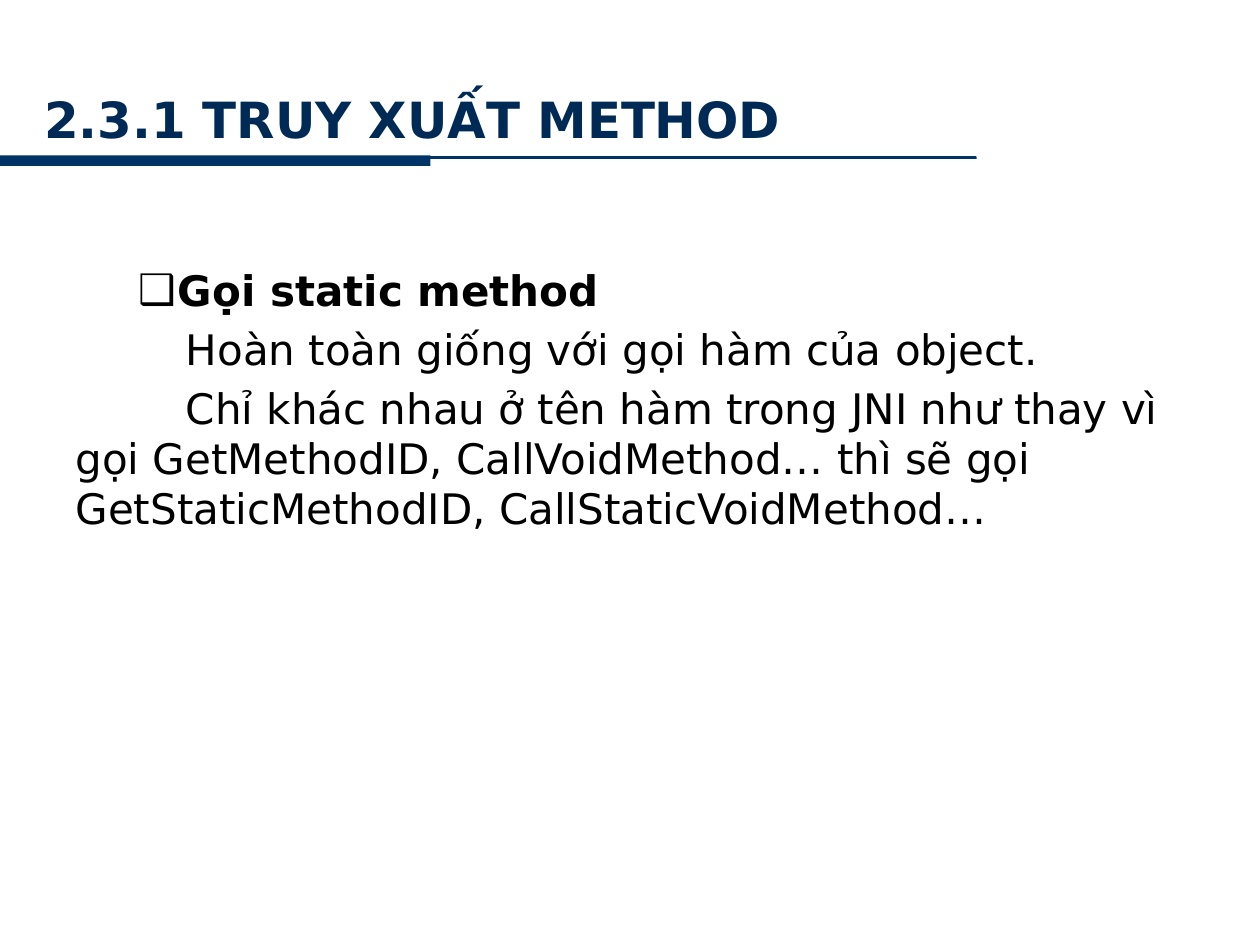
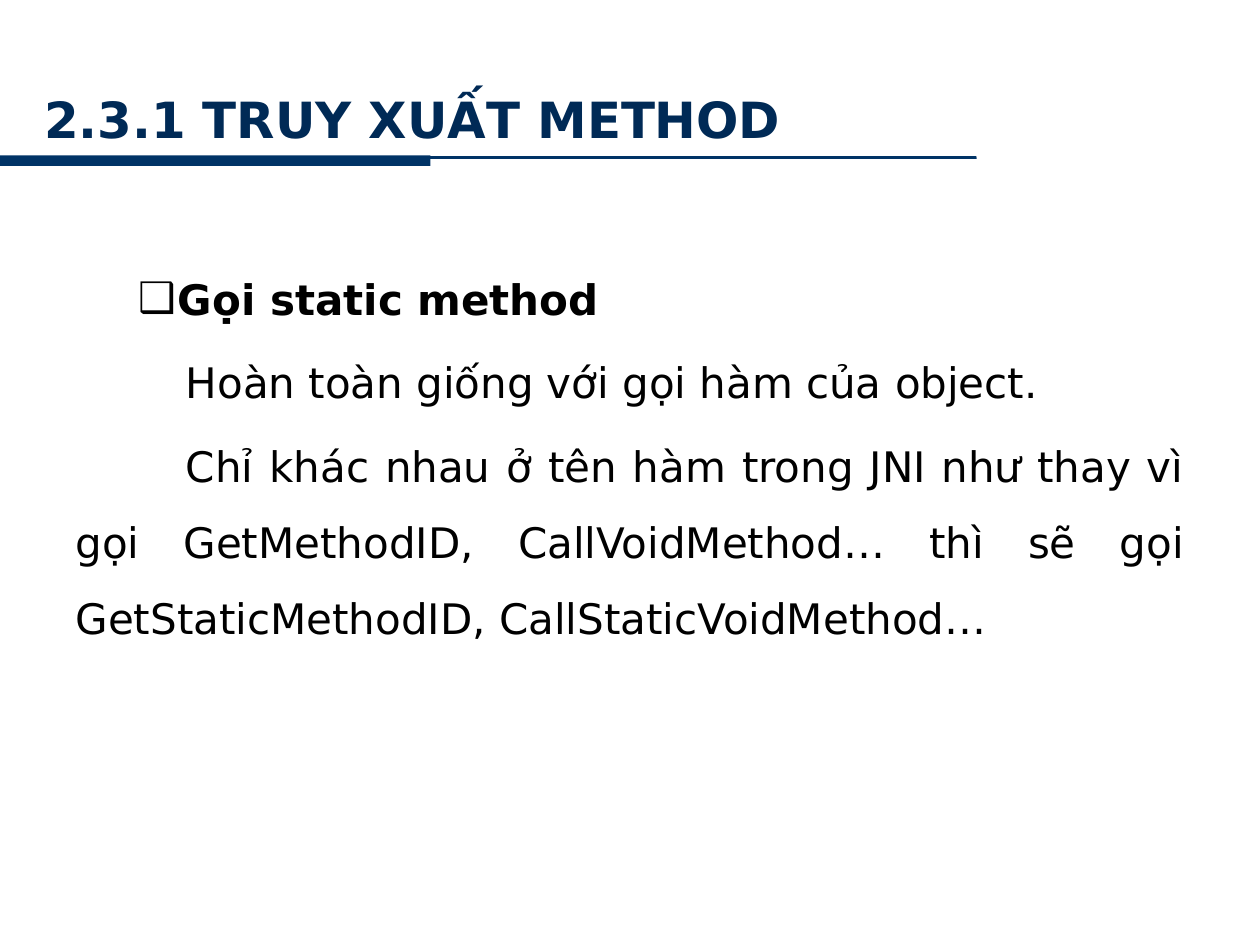
Before and after one commit to minhkhanh/UofS-Java, a slide deck: slide 21 of Seminar_JNI/Slide_00.pptx. Drawn at 1260x945 pixels with LibreOffice and Linux fonts; fonts in the diff are those of the drawing; background and template pictures are left out. Boxes give left, top, right and bottom in pixels: in the first picture for what was removed or moved away, otherwise in the second. Text is boxed around its words. In the diff, an @@ line names an element or a change of style, - is before the commit and + after.

```diff
--- a/Seminar_JNI/Slide_00.pptx
+++ b/Seminar_JNI/Slide_00.pptx
@@ text "Gọi static method": place and size @@
-text "Gọi static method" at <box>76,274,1157,529</box>
+text "Gọi static method" at <box>76,283,1184,567</box>
@@ text "Gọi static method" at <box>76,283,1184,567</box>: alignment left to justified; line spacing 1 to 1.5 @@
```
Also in this commit, not shown: 22 other slides changed.
